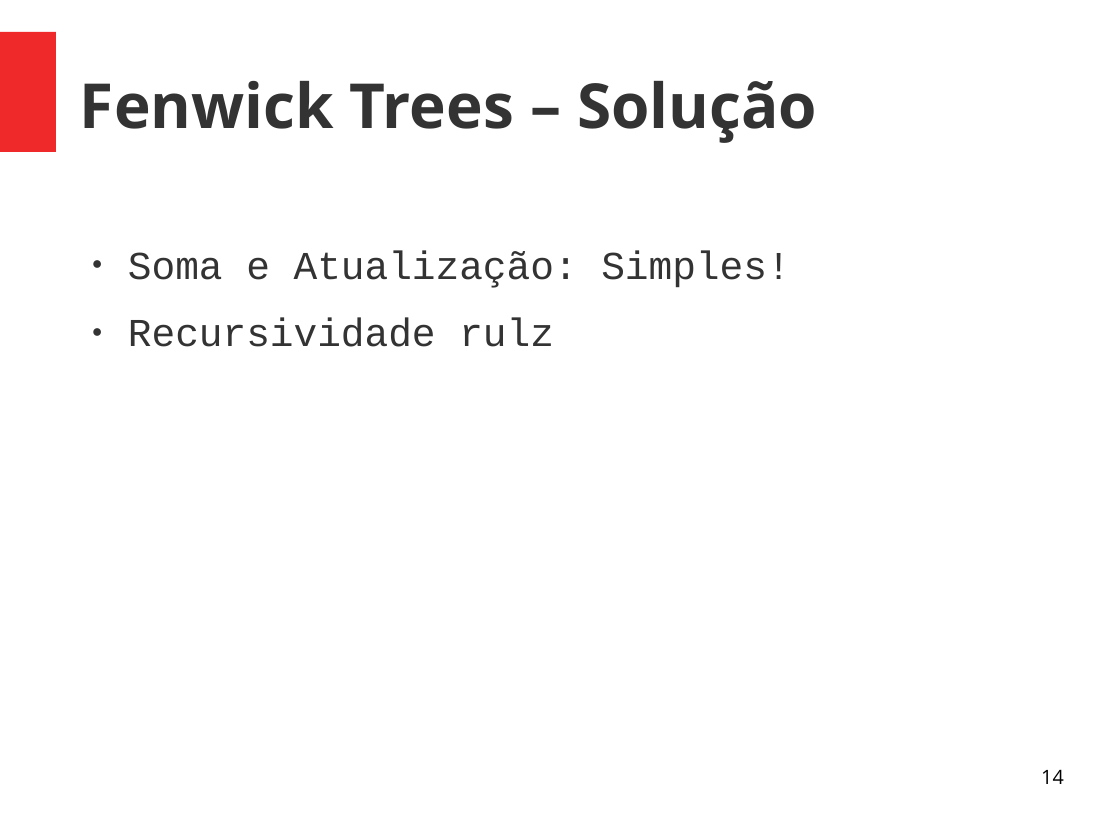
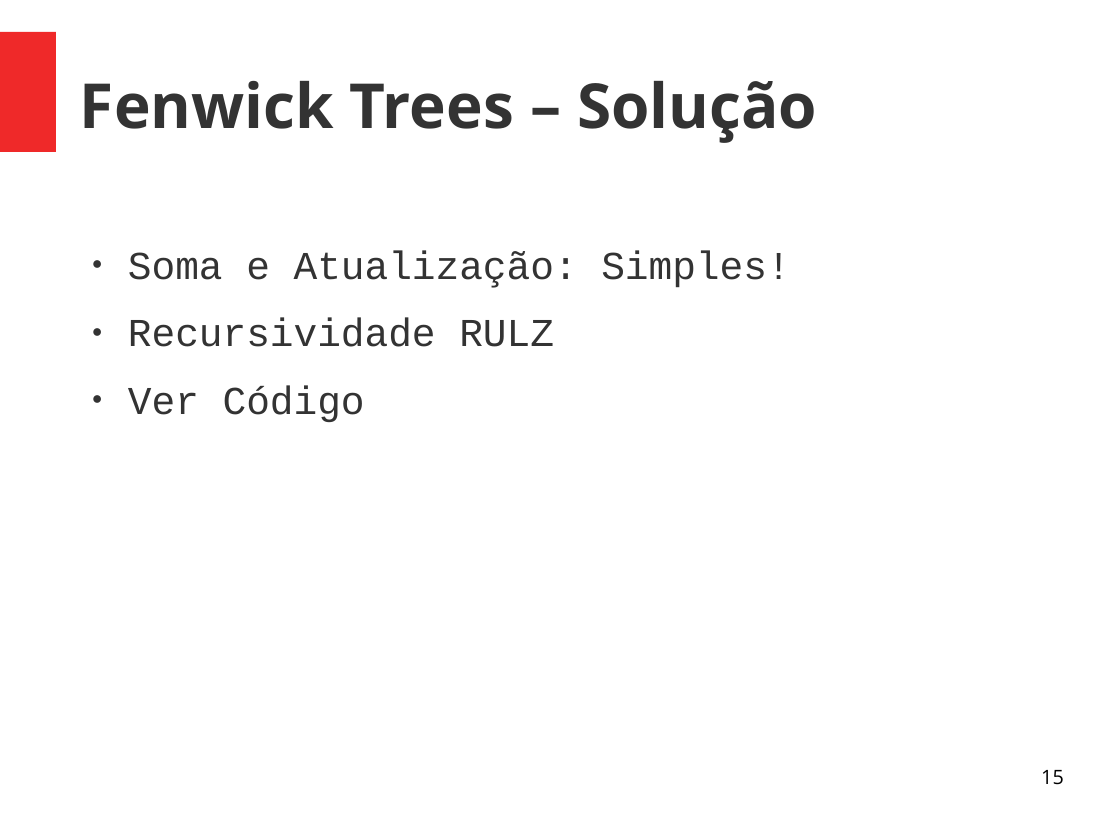
Before and after one commit to almirbraggio/aed, a slide deck: slide 15 of 03/Fenwick-Tree/fenwick-tree.odp (slide 14 before the commit). Drawn at 1120x840 pixels with LibreOffice and Linux fonts; fonts in the diff are those of the drawing. Boxes give left, top, right and bottom in pixels: in the first picture for what was removed or moved away, otherwise in the second. Text is boxed around its words. In the diff, an @@ line names an element or a change of style, - is before the commit and + after.

```diff
--- a/03/Fenwick-Tree/fenwick-tree.odp
+++ b/03/Fenwick-Tree/fenwick-tree.odp
@@ text at [128,318,554,422]: text changed @@
-● Recursividade rulz
+● Recursividade RULZ
+● Ver Código
@@ page number at [1041,770,1064,785]: text changed @@
-14
+15
```
Also in this commit, not shown: 4 other slides changed, 4 slides added, 1 other file.
